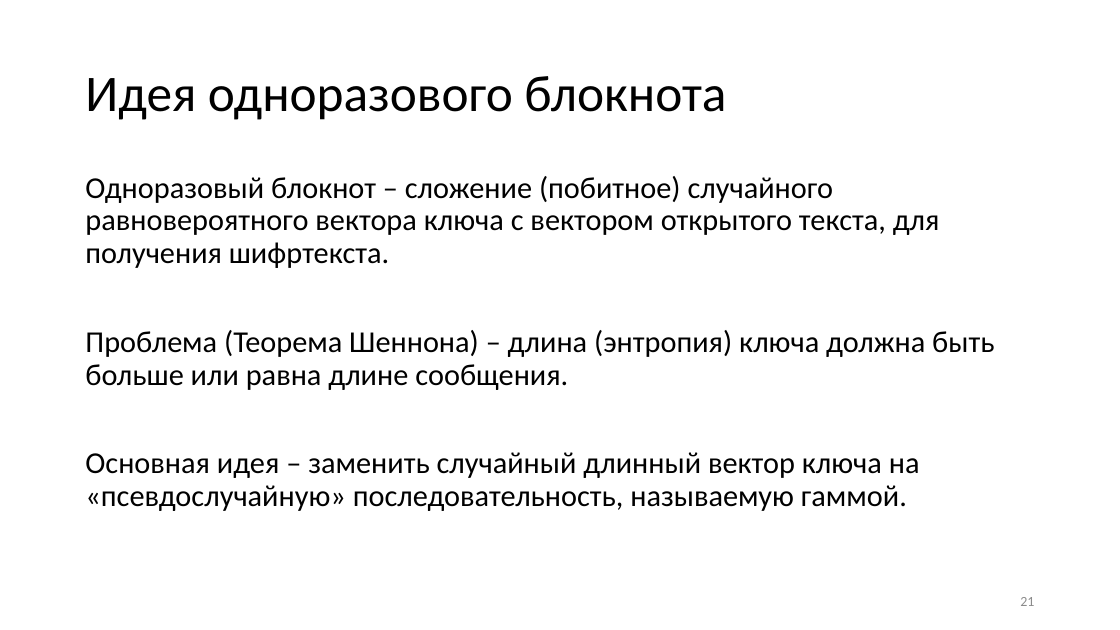
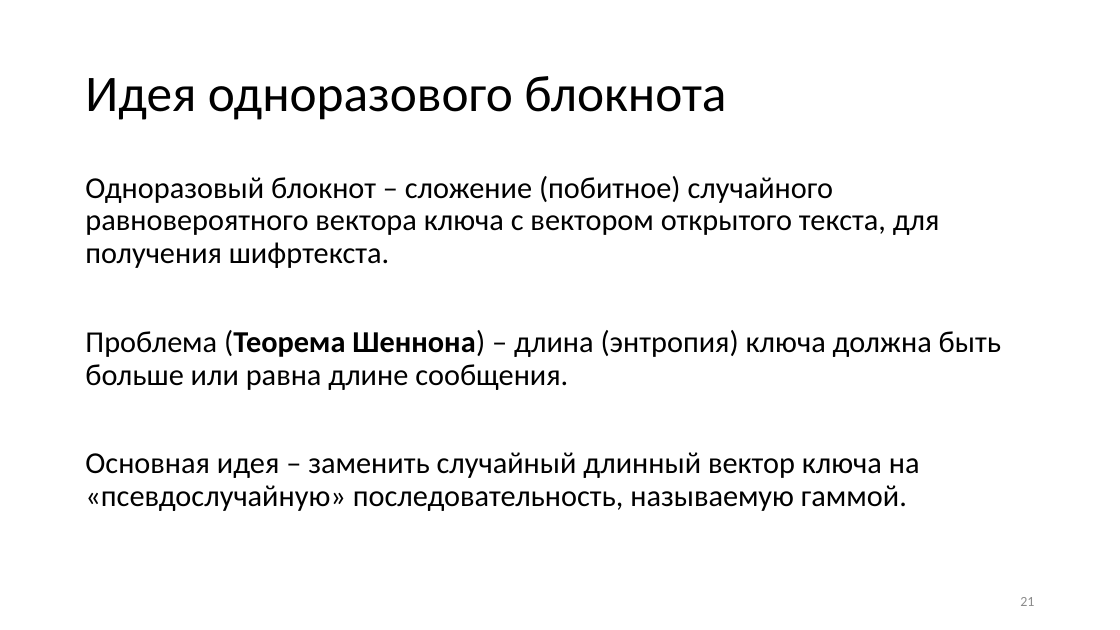
Before and after one commit to CryptoCourse/CryptoLectures, a slide deck: slide 21 of Lectures/Lecture2.pptx. Drawn at 1120x630 pixels with LibreOffice and Linux fonts; fonts in the diff are those of the drawing. Boxes give left, top, right and bottom in pixels: in the first picture for what was removed or moved away, otherwise in the second. Text is boxed around its words. In the diff, an @@ line names an element or a change of style, - is before the commit and + after.

```diff
--- a/Lectures/Lecture2.pptx
+++ b/Lectures/Lecture2.pptx
@@ text at (x1=85, y1=330, x2=1001, y2=390): bold on in "(Теорема Шеннона)" @@
```
Also in this commit, not shown: 3 other slides changed, 1 slide added, 1 other file.
